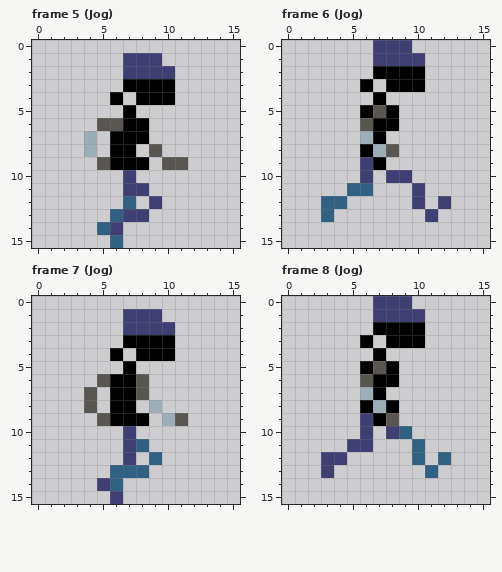
One commit to this pixel-art file: Assets/Sprites/Player_Sprite.aseprite. Above, as it was before the edit.
16x16 pixels, 12 frames. Shown: frame 5 (Jog), frame 6 (Jog), frame 7 (Jog), frame 8 (Jog). The commit also changed other frames, which this record leaves out.
New version:
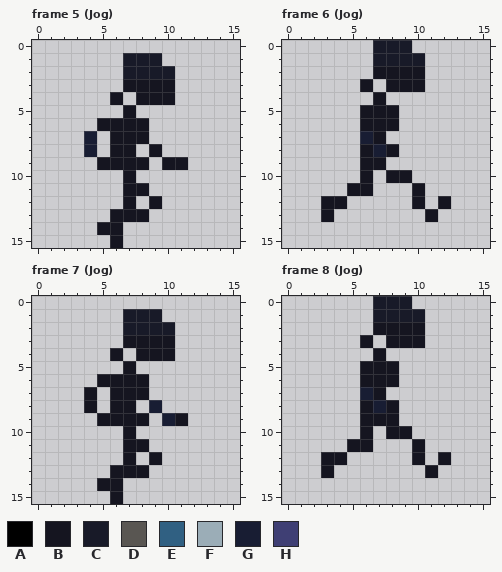
Palette (. is transparent): A #000000  B #151520  C #181a28  D #595652  E #306082  F #9badb7  G #181d33  H #3f3f74
The commit says: Player sprite update Updated the player sprite (hopefully without reimporting the other stuff)
The exact change:
Changed rows in their new state; - is an unchanged pixel.
Frame 5 (Jog), layer "Color":
first column x 4:
 1 ---CCC--
 2 ---CCCC-
 3 ---BBBB-
 4 --B-BBB-
 5 ---B----
 6 -BBBB---
 7 G-BBB---
 8 G-BB-B--
 9 -BBBB-BB
10 ---B----
11 ---BB---
12 ---B-B--
13 --BBB---
14 -BB-----
15 --B-----
Frame 6 (Jog), layer "Color":
first column x 3:
 0 ----CCC---
 1 ----CCCC--
 2 ----BBBB--
 3 ---B-BBB--
 4 ----B-----
 5 ---BBB----
 6 ---BBB----
 7 ---GB-----
 8 ---BGB----
 9 ---BB-----
10 ---B-BB---
11 --BB---B--
12 BB-----B-B
13 B-------B-
Frame 7 (Jog), layer "Color":
first column x 4:
 1 ---CCC--
 2 ---CCCC-
 3 ---BBBB-
 4 --B-BBB-
 5 ---B----
 6 -BBBB---
 7 B-BBB---
 8 B-BB-G--
 9 -BBBB-GB
10 ---B----
11 ---BB---
12 ---B-B--
13 --BBB---
14 -BB-----
15 --B-----
Frame 8 (Jog), layer "Color":
first column x 3:
 0 ----CCC---
 1 ----CCCC--
 2 ----BBBB--
 3 ---B-BBB--
 4 ----B-----
 5 ---BBB----
 6 ---BBB----
 7 ---GB-----
 8 ---BGB----
 9 ---BBB----
10 ---B-BB---
11 --BB---B--
12 BB-----B-B
13 B-------B-
Boxes around the changes in both pictures, in picture pixels (x1, y1, x2, y2):
changed: (84, 53, 188, 248)
changed: (321, 40, 451, 222)
changed: (84, 309, 188, 504)
changed: (321, 296, 451, 478)
